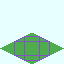
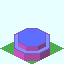
Layers edited between the first and the second 64x64 image:
added layer "Top #1" above "Wall #1" over 19, 29, 45, 46
added layer "Wall #1" above "Wire_2 コピー" over 18, 43, 46, 51
added layer "Wire_2 コピー" above "Wire_2" over 18, 28, 46, 47
added layer "Wire_2" above "Top" over 18, 32, 46, 51
added layer "Top" above "Wire コピー" over 15, 30, 49, 53
added layer "Wire コピー" above "Wall" over 14, 29, 50, 54
added layer "Wall" above "Wire" over 14, 49, 50, 61
